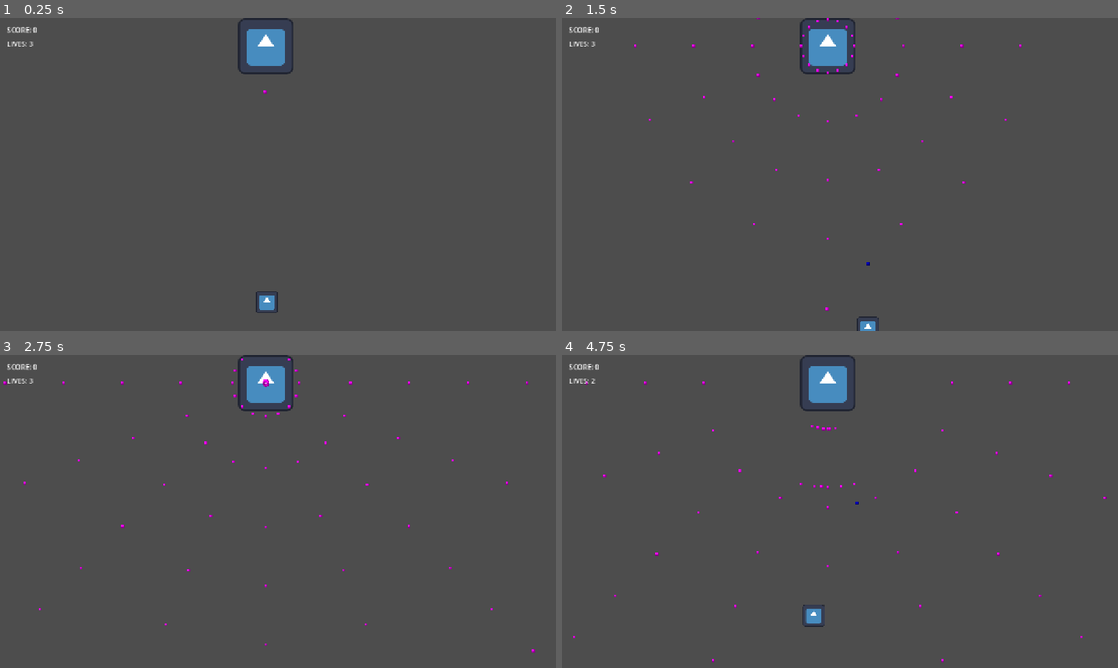
Above: before the commit, frames 1-4 (two rows, left to right).
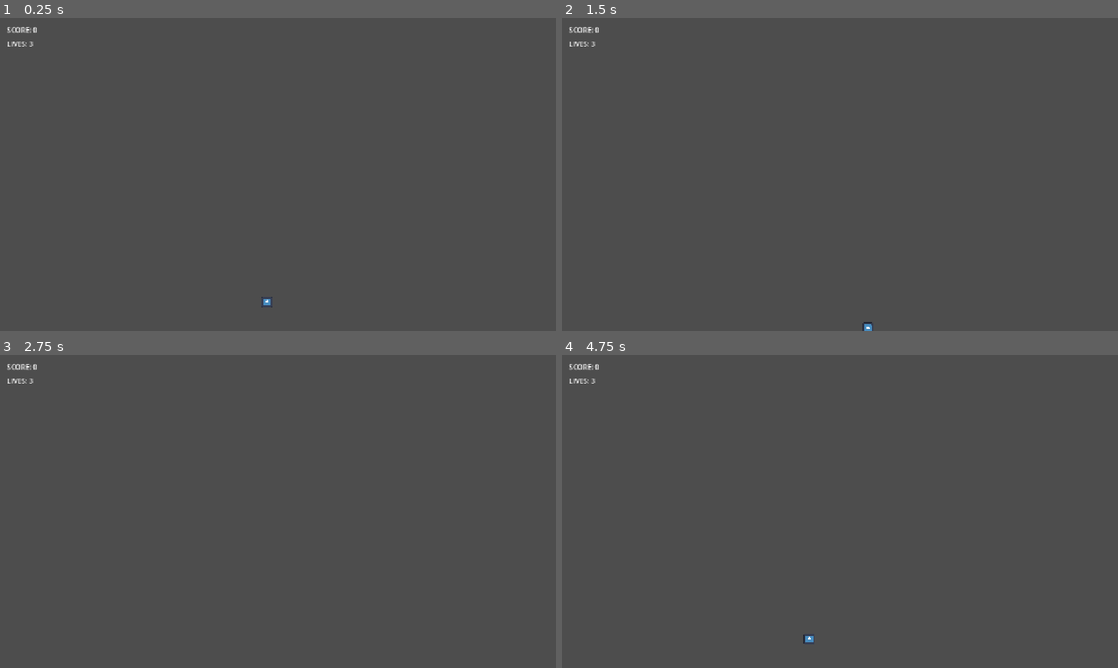
Above: after the commit, the same moments.

Repository: VonIronbird/bullethellgame
Game: Godot game, scene res://Scenes/game.tscn
Two runs of this game, one before a commit and one after it. Both use one fixed random seed, a clock stepped at 60 frames per second and the inputs below. The engine's default icon, where the game draws it, is replaced by a stand-in: a white triangle on a blue panel in a dark square.
Inputs:
- Up to frame 1 (0.25 s): no input
- Up to frame 2 (1.5 s): tap Enter (ui_accept) at 0.5, 0.77 s; hold D (move_right) 0.53-1.28 s; hold Shift (focus) 0.53-1.28 s; hold Down (move_down) from 1.28 s (still down); tap Z (shoot) at 1.35 s
- Up to frame 3 (2.75 s): tap Enter (ui_accept) at 1.52 s; release Down (move_down) at 2.03 s; hold D (move_right) from 2.03 s (still down); hold Shift (focus) from 2.03 s (still down)
- Up to frame 4 (4.75 s): release D (move_right) at 2.78 s; release Shift (focus) at 2.78 s; hold W (move_up) 2.78-3.53 s; tap Z (shoot) at 2.85, 4.35 s; tap Enter (ui_accept) at 3.02, 3.77, 4.52 s; hold Shift (focus) 3.53-4.28 s; hold A (move_left) from 3.53 s (still down)

The runs differ from the first frame. In frame 1, 1.2% of the frame differs, in the area x 42-53%, y 0-95%; in frame 2, 1.3%; in frame 3, 1.3%; in frame 4, 1.5%, in the area x 2-98%, y 0-99%.

Commit message:
Add files via upload

Diff:
--- /dev/null
+++ b/bullethell/Scenes/boss.tscn
@@ -0,0 +1,23 @@
+[gd_scene load_steps=5 format=3 uid="uid://b4fltxum0wknh"]
+
+[ext_resource type="Script" uid="uid://a9mhhtswqhpd2" path="res://Scrips/boss.gd" id="1_hghv2"]
+[ext_resource type="Texture2D" uid="uid://dk1k5bq75df5j" path="res://icon.svg" id="2_1f0kj"]
+[ext_resource type="PackedScene" uid="uid://drxh0nr1v5hgq" path="res://Scenes/projectile.tscn" id="2_afpow"]
+
+[sub_resource type="CircleShape2D" id="CircleShape2D_afpow"]
+radius = 63.1981
+
+[node name="Boss" type="Area2D" groups=["boss", "enemy"]]
+collision_layer = 2
+collision_mask = 4
+script = ExtResource("1_hghv2")
+projectile_scene = ExtResource("2_afpow")
+
+[node name="Sprite2D" type="Sprite2D" parent="."]
+texture = ExtResource("2_1f0kj")
+
+[node name="FireTimer" type="Timer" parent="."]
+wait_time = 0.2
+
+[node name="CollisionShape2D" type="CollisionShape2D" parent="."]
+shape = SubResource("CircleShape2D_afpow")
--- a/bullethell/Scenes/game.tscn
+++ b/bullethell/Scenes/game.tscn
@@ -1,21 +1,46 @@
-[gd_scene load_steps=5 format=3 uid="uid://bvcv3ot0thyr0"]
+[gd_scene load_steps=11 format=3 uid="uid://bvcv3ot0thyr0"]
 
 [ext_resource type="PackedScene" uid="uid://ckssqmtqr6k6w" path="res://Scenes/player.tscn" id="1_wrm1d"]
-[ext_resource type="PackedScene" uid="uid://cihqf1alby174" path="res://Scenes/enemy.tscn" id="2_3dryh"]
+[ext_resource type="PackedScene" uid="uid://b4fltxum0wknh" path="res://Scenes/boss.tscn" id="2_3dryh"]
 [ext_resource type="PackedScene" uid="uid://drxh0nr1v5hgq" path="res://Scenes/projectile.tscn" id="3_wowpa"]
 [ext_resource type="PackedScene" uid="uid://cw4t35b7wilr4" path="res://ui/hud.tscn" id="4_3dryh"]
+[ext_resource type="PackedScene" uid="uid://de0t78iohfaun" path="res://Scenes/stage_enemy.tscn" id="5_stage"]
+[ext_resource type="Script" uid="uid://bdn6bg3thrx0" path="res://Scrips/stage_controller.gd" id="6_stage_ctrl"]
+[ext_resource type="Script" uid="uid://dg25p7wt0i7pi" path="res://Scrips/scrolling_background.gd" id="7_bg_scroll"]
+[ext_resource type="Texture2D" uid="uid://d1844pkbmxkfq" path="res://Assets/Space Bg 1.png" id="8_bg_tex"]
+[ext_resource type="Script" uid="uid://c23ilbms88h0l" path="res://addons/midi/MidiMusicPlayer.gd" id="9_h4fw4"]
+[ext_resource type="PackedScene" uid="uid://dshop0s4t5b2" path="res://Scenes/shop.tscn" id="10_shop"]
 
 [node name="Game" type="Node2D"]
-process_mode = 3
+script = ExtResource("6_stage_ctrl")
+stage_enemy_scene = ExtResource("5_stage")
+boss_scene = ExtResource("2_3dryh")
+endless_mode = true
+shop_scene = ExtResource("10_shop")
+
+[node name="ScrollingBackground" type="Node2D" parent="."]
+z_index = -100
+script = ExtResource("7_bg_scroll")
+texture = ExtResource("8_bg_tex")
+
+[node name="SpriteA" type="Sprite2D" parent="ScrollingBackground"]
+modulate = Color(0, 8.117, 1.637, 1)
+texture = ExtResource("8_bg_tex")
+centered = false
+
+[node name="SpriteB" type="Sprite2D" parent="ScrollingBackground"]
+modulate = Color(0, 8.116523, 1.637231, 1)
+texture = ExtResource("8_bg_tex")
+centered = false
 
 [node name="CharacterBody2D" parent="." instance=ExtResource("1_wrm1d")]
 position = Vector2(615, 654)
-
-[node name="Enemy" parent="." instance=ExtResource("2_3dryh")]
-position = Vector2(611.99994, 65)
-scale = Vector2(0.99999994, 0.99999994)
 
 [node name="Projectile" parent="." instance=ExtResource("3_wowpa")]
 position = Vector2(611, 70.00001)
 
 [node name="HUD" parent="." instance=ExtResource("4_3dryh")]
+
+[node name="Node" type="Node" parent="."]
+script = ExtResource("9_h4fw4")
+midi_path = "res://Assets/music/noname.mid"
--- /dev/null
+++ b/bullethell/Scenes/homing_missile.tscn
@@ -0,0 +1,58 @@
+[gd_scene load_steps=9 format=3 uid="uid://dhoming8w3l2b"]
+
+[ext_resource type="Script" uid="uid://bhrrewi1cu7oj" path="res://Scrips/homing_missile.gd" id="1_missile_script"]
+[ext_resource type="Texture2D" uid="uid://wshjux1ie4fq" path="res://Assets/FoxShotSheet.png" id="2_missile_tex"]
+
+[sub_resource type="AtlasTexture" id="AtlasTexture_missile"]
+atlas = ExtResource("2_missile_tex")
+region = Rect2(84, 4, 8, 8)
+
+[sub_resource type="AtlasTexture" id="AtlasTexture_xuwn3"]
+atlas = ExtResource("2_missile_tex")
+region = Rect2(80, 0, 16, 16)
+
+[sub_resource type="AtlasTexture" id="AtlasTexture_bc6lu"]
+atlas = ExtResource("2_missile_tex")
+region = Rect2(80, 16, 16, 16)
+
+[sub_resource type="AtlasTexture" id="AtlasTexture_ybgb1"]
+atlas = ExtResource("2_missile_tex")
+region = Rect2(80, 32, 16, 16)
+
+[sub_resource type="SpriteFrames" id="SpriteFrames_explosion"]
+animations = [{
+"frames": [{
+"duration": 1.0,
+"texture": SubResource("AtlasTexture_xuwn3")
+}, {
+"duration": 4.41,
+"texture": SubResource("AtlasTexture_bc6lu")
+}, {
+"duration": 1.41,
+"texture": SubResource("AtlasTexture_ybgb1")
+}],
+"loop": false,
+"name": &"explode",
+"speed": 7.0
+}]
+
+[sub_resource type="CircleShape2D" id="CircleShape2D_missile"]
+radius = 8.0
+
+[node name="HomingMissile" type="Area2D"]
+collision_layer = 4
+collision_mask = 2
+script = ExtResource("1_missile_script")
+
+[node name="Sprite2D" type="Sprite2D" parent="."]
+texture = SubResource("AtlasTexture_missile")
+
+[node name="ExplosionSprite" type="AnimatedSprite2D" parent="."]
+visible = false
+sprite_frames = SubResource("SpriteFrames_explosion")
+animation = &"explode"
+frame = 2
+frame_progress = 1.0
+
+[node name="CollisionShape2D" type="CollisionShape2D" parent="."]
+shape = SubResource("CircleShape2D_missile")
--- /dev/null
+++ b/bullethell/Scenes/laser.tscn
@@ -0,0 +1,25 @@
+[gd_scene load_steps=5 format=3 uid="uid://dlaserq2uax1y"]
+
+[ext_resource type="Script" uid="uid://b2ixq1v73vgvm" path="res://Scrips/laser.gd" id="1_laser_script"]
+[ext_resource type="Texture2D" uid="uid://wshjux1ie4fq" path="res://Assets/FoxShotSheet.png" id="2_mou6w"]
+
+[sub_resource type="RectangleShape2D" id="RectangleShape2D_laser"]
+size = Vector2(2000, 16)
+
+[sub_resource type="AtlasTexture" id="AtlasTexture_mou6w"]
+atlas = ExtResource("2_mou6w")
+region = Rect2(82, 144, 12, 16)
+
+[node name="Laser" type="Area2D"]
+collision_layer = 4
+collision_mask = 2
+script = ExtResource("1_laser_script")
+
+[node name="CollisionShape2D" type="CollisionShape2D" parent="."]
+position = Vector2(262, -1)
+shape = SubResource("RectangleShape2D_laser")
+
+[node name="Sprite2D" type="Sprite2D" parent="CollisionShape2D"]
+position = Vector2(-262, 1)
+rotation = 1.5707964
+texture = SubResource("AtlasTexture_mou6w")
--- a/bullethell/Scenes/main.tscn
+++ b/bullethell/Scenes/main.tscn
@@ -1,7 +1,7 @@
 [gd_scene load_steps=4 format=3 uid="uid://ddes7lvjs03k5"]
 
 [ext_resource type="PackedScene" uid="uid://ckssqmtqr6k6w" path="res://Scenes/player.tscn" id="1_8gbba"]
-[ext_resource type="PackedScene" uid="uid://cihqf1alby174" path="res://Scenes/enemy.tscn" id="2_jjvhh"]
+[ext_resource type="PackedScene" uid="uid://jt8cz2o45cb50" path="res://Scenes/boss.tscn" id="2_jjvhh"]
 [ext_resource type="PackedScene" uid="uid://drxh0nr1v5hgq" path="res://Scenes/projectile.tscn" id="3_kry3j"]
 
 [node name="game" type="Node2D"]
@@ -9,9 +9,9 @@
 [node name="CharacterBody2D" parent="." instance=ExtResource("1_8gbba")]
 position = Vector2(178.99998, 286.99997)
 
-[node name="Enemy" parent="." instance=ExtResource("2_jjvhh")]
+[node name="Boss" parent="." instance=ExtResource("2_jjvhh")]
 position = Vector2(983, 201)
 scale = Vector2(0.99999994, 0.99999994)
 
-[node name="Projectile" parent="Enemy" instance=ExtResource("3_kry3j")]
+[node name="Projectile" parent="Boss" instance=ExtResource("3_kry3j")]
 position = Vector2(2.0000305, 10.000015)
--- a/bullethell/Scenes/player.tscn
+++ b/bullethell/Scenes/player.tscn
@@ -1,28 +1,51 @@
-[gd_scene load_steps=5 format=3 uid="uid://ckssqmtqr6k6w"]
+[gd_scene load_steps=10 format=3 uid="uid://ckssqmtqr6k6w"]
 
 [ext_resource type="Script" uid="uid://byikhpdh86pu0" path="res://Scrips/player.gd" id="1_cvnsp"]
 [ext_resource type="Texture2D" uid="uid://dk1k5bq75df5j" path="res://icon.svg" id="2_6t5aa"]
 [ext_resource type="PackedScene" uid="uid://c53y1nihp4dpx" path="res://Scenes/player_bullet.tscn" id="2_vgqql"]
+[ext_resource type="Script" path="res://Scrips/shield.gd" id="3_shield"]
+[ext_resource type="PackedScene" uid="uid://dlaserq2t9x1y" path="res://Scenes/laser.tscn" id="4_laser"]
+[ext_resource type="PackedScene" uid="uid://dhoming8w3l2b" path="res://Scenes/homing_missile.tscn" id="5_missile"]
 
 [sub_resource type="RectangleShape2D" id="RectangleShape2D_cvnsp"]
-size = Vector2(49.00004, 48.00004)
+size = Vector2(105.000015, 105.000015)
+
+[sub_resource type="PlaceholderTexture2D" id="PlaceholderTexture2D_aim"]
+
+[sub_resource type="CircleShape2D" id="CircleShape2D_shield"]
+radius = 64.0
 
 [node name="CharacterBody2D" type="CharacterBody2D" groups=["player"]]
 scale = Vector2(0.99999994, 0.99999994)
 collision_mask = 4
 script = ExtResource("1_cvnsp")
 bullet_scene = ExtResource("2_vgqql")
+laser_scene = ExtResource("4_laser")
+missile_scene = ExtResource("5_missile")
 
 [node name="Sprite2D" type="Sprite2D" parent="."]
 position = Vector2(-0.5000008, -0.5000008)
-scale = Vector2(0.39843756, 0.39843756)
+scale = Vector2(0.2, 0.2)
 texture = ExtResource("2_6t5aa")
 
 [node name="CollisionShape2D" type="CollisionShape2D" parent="."]
-position = Vector2(-0.5000022, -0.9999994)
-scale = Vector2(0.9999992, 0.9999992)
+position = Vector2(-0.50000113, -0.5000014)
+scale = Vector2(0.19999997, 0.19999997)
 shape = SubResource("RectangleShape2D_cvnsp")
 
 [node name="InvincibilityTimer" type="Timer" parent="."]
 wait_time = 1.5
 one_shot = true
+
+[node name="AimCursor" type="Sprite2D" parent="."]
+modulate = Color(0.1, 0.9, 1, 0.8)
+scale = Vector2(0.5, 0.5)
+texture = SubResource("PlaceholderTexture2D_aim")
+
+[node name="Shield" type="Area2D" parent="."]
+collision_layer = 1
+collision_mask = 0
+script = ExtResource("3_shield")
+
+[node name="CollisionShape2D" type="CollisionShape2D" parent="Shield"]
+shape = SubResource("CircleShape2D_shield")
--- a/bullethell/Scenes/player_bullet.tscn
+++ b/bullethell/Scenes/player_bullet.tscn
@@ -1,24 +1,30 @@
-[gd_scene load_steps=4 format=3 uid="uid://c53y1nihp4dpx"]
+[gd_scene load_steps=5 format=3 uid="uid://c53y1nihp4dpx"]
 
 [ext_resource type="Script" uid="uid://by65hd4mln48h" path="res://Scrips/player_bullet.gd" id="1_bg8x2"]
+[ext_resource type="Texture2D" uid="uid://wshjux1ie4fq" path="res://Assets/FoxShotSheet.png" id="2_3m2mg"]
 
-[sub_resource type="PlaceholderTexture2D" id="PlaceholderTexture2D_3m2mg"]
+[sub_resource type="AtlasTexture" id="AtlasTexture_jskx8"]
+atlas = ExtResource("2_3m2mg")
+region = Rect2(66, 113, 11, 17)
 
 [sub_resource type="CircleShape2D" id="CircleShape2D_jskx8"]
 radius = 3.0
 
 [node name="PlayerBullet" type="Area2D"]
+collision_layer = 4
+collision_mask = 2
 script = ExtResource("1_bg8x2")
 
 [node name="Sprite2D" type="Sprite2D" parent="."]
 modulate = Color(2.5027991e-06, 0.5347913, 0.74218345, 1)
-position = Vector2(1.4901161e-07, 2.9802322e-08)
-scale = Vector2(6, 6)
-texture = SubResource("PlaceholderTexture2D_3m2mg")
+position = Vector2(-0.12499978, -0.29999927)
+scale = Vector2(0.74999994, 0.7500001)
+texture = SubResource("AtlasTexture_jskx8")
 
 [node name="CollisionShape2D" type="CollisionShape2D" parent="."]
+position = Vector2(0, -2)
 shape = SubResource("CircleShape2D_jskx8")
 
 [node name="VisibleOnScreenNotifier2D" type="VisibleOnScreenNotifier2D" parent="."]
 position = Vector2(0, -1)
-rect = Rect2(-3, -2, 6, 6)
+rect = Rect2(-3, -4, 6, 6)
--- a/bullethell/Scenes/projectile.tscn
+++ b/bullethell/Scenes/projectile.tscn
@@ -1,20 +1,20 @@
 [gd_scene load_steps=4 format=3 uid="uid://drxh0nr1v5hgq"]
 
 [ext_resource type="Script" uid="uid://b4sk6f8rk73o1" path="res://Scrips/projectile.gd" id="1_yr2qt"]
-
-[sub_resource type="PlaceholderTexture2D" id="PlaceholderTexture2D_f8cdk"]
+[ext_resource type="Texture2D" uid="uid://dbjr1hlr6k01q" path="res://Assets/ShotSheet.tres" id="2_yr2qt"]
 
 [sub_resource type="CircleShape2D" id="CircleShape2D_f8cdk"]
 radius = 3.0
 
 [node name="Projectile" type="Area2D"]
 collision_layer = 4
+collision_mask = 1
 script = ExtResource("1_yr2qt")
 
 [node name="Sprite2D" type="Sprite2D" parent="."]
-position = Vector2(1.7881395e-07, 0)
-scale = Vector2(5.999999, 5.9999995)
-texture = SubResource("PlaceholderTexture2D_f8cdk")
+position = Vector2(2.9802322e-08, -3.2782555e-07)
+scale = Vector2(1, 0.97222257)
+texture = ExtResource("2_yr2qt")
 
 [node name="CollisionShape2D" type="CollisionShape2D" parent="."]
 shape = SubResource("CircleShape2D_f8cdk")
--- /dev/null
+++ b/bullethell/Scenes/shop.tscn
@@ -0,0 +1,80 @@
+[gd_scene load_steps=3 format=3 uid="uid://dshop0s4t5b2"]
+
+[ext_resource type="Script" path="res://Scrips/shop.gd" id="1_shop_script"]
+
+[sub_resource type="StyleBoxFlat" id="StyleBoxFlat_shop_panel"]
+bg_color = Color(0.08, 0.08, 0.12, 0.92)
+corner_radius_bottom_left = 10
+corner_radius_bottom_right = 10
+corner_radius_top_left = 10
+corner_radius_top_right = 10
+content_margin_left = 18.0
+content_margin_right = 18.0
+content_margin_top = 16.0
+content_margin_bottom = 16.0
+
+[node name="Shop" type="CanvasLayer"]
+process_mode = 3
+script = ExtResource("1_shop_script")
+
+[node name="ShopRoot" type="Control" parent="."]
+anchors_preset = 15
+anchor_right = 1.0
+anchor_bottom = 1.0
+
+[node name="Dim" type="ColorRect" parent="ShopRoot"]
+anchors_preset = 15
+anchor_right = 1.0
+anchor_bottom = 1.0
+color = Color(0, 0, 0, 0.6)
+
+[node name="CenterContainer" type="CenterContainer" parent="ShopRoot"]
+anchors_preset = 15
+anchor_right = 1.0
+anchor_bottom = 1.0
+
+[node name="PanelContainer" type="PanelContainer" parent="ShopRoot/CenterContainer"]
+custom_minimum_size = Vector2(420, 400)
+theme_override_styles/panel = SubResource("StyleBoxFlat_shop_panel")
+
+[node name="VBoxContainer" type="VBoxContainer" parent="ShopRoot/CenterContainer/PanelContainer"]
+alignment = 1
+theme_override_constants/separation = 12
+
+[node name="TitleLabel" type="Label" parent="ShopRoot/CenterContainer/PanelContainer/VBoxContainer"]
+text = "SHOP"
+horizontal_alignment = 1
+vertical_alignment = 1
+theme_override_font_sizes/font_size = 26
+theme_override_colors/font_color = Color(0.95, 0.95, 1, 1)
+
+[node name="ScoreLabel" type="Label" parent="ShopRoot/CenterContainer/PanelContainer/VBoxContainer"]
+text = "SCORE: 0"
+horizontal_alignment = 1
+vertical_alignment = 1
+theme_override_font_sizes/font_size = 14
+theme_override_colors/font_color = Color(0.85, 0.9, 0.95, 1)
+
+[node name="ShieldButton" type="Button" parent="ShopRoot/CenterContainer/PanelContainer/VBoxContainer"]
+text = "Shield (3 durability) - 150"
+custom_minimum_size = Vector2(240, 44)
+
+[node name="LifeButton" type="Button" parent="ShopRoot/CenterContainer/PanelContainer/VBoxContainer"]
+text = "Extra Life (+1) - 300"
+custom_minimum_size = Vector2(240, 44)
+
+[node name="PowerButton" type="Button" parent="ShopRoot/CenterContainer/PanelContainer/VBoxContainer"]
+text = "Power Shots (+1 dmg) - 200"
+custom_minimum_size = Vector2(240, 44)
+
+[node name="LaserButton" type="Button" parent="ShopRoot/CenterContainer/PanelContainer/VBoxContainer"]
+text = "Laser Shot - 400"
+custom_minimum_size = Vector2(240, 44)
+
+[node name="MissileButton" type="Button" parent="ShopRoot/CenterContainer/PanelContainer/VBoxContainer"]
+text = "Homing Missile - 400"
+custom_minimum_size = Vector2(240, 44)
+
+[node name="ContinueButton" type="Button" parent="ShopRoot/CenterContainer/PanelContainer/VBoxContainer"]
+text = "Continue"
+custom_minimum_size = Vector2(200, 48)
--- /dev/null
+++ b/bullethell/Scenes/stage_enemy.tscn
@@ -0,0 +1,24 @@
+[gd_scene load_steps=5 format=3 uid="uid://de0t78iohfaun"]
+
+[ext_resource type="Script" uid="uid://a5wbm3yxou1xh" path="res://Scrips/stage_enemy.gd" id="1_2s4qp"]
+[ext_resource type="Texture2D" uid="uid://dk1k5bq75df5j" path="res://icon.svg" id="2_6lm0w"]
+[ext_resource type="PackedScene" uid="uid://drxh0nr1v5hgq" path="res://Scenes/projectile.tscn" id="3_j4x9m"]
+
+[sub_resource type="CircleShape2D" id="CircleShape2D_6lm0w"]
+radius = 40.0
+
+[node name="StageEnemy" type="Area2D" groups=["enemy"]]
+collision_layer = 2
+collision_mask = 4
+script = ExtResource("1_2s4qp")
+projectile_scene = ExtResource("3_j4x9m")
+
+[node name="Sprite2D" type="Sprite2D" parent="."]
+texture = ExtResource("2_6lm0w")
+scale = Vector2(0.3, 0.3)
+
+[node name="FireTimer" type="Timer" parent="."]
+wait_time = 0.6
+
+[node name="CollisionShape2D" type="CollisionShape2D" parent="."]
+shape = SubResource("CircleShape2D_6lm0w")
--- /dev/null
+++ b/bullethell/Scenes/start_menu.tscn
@@ -0,0 +1,127 @@
+[gd_scene load_steps=3 format=3 uid="uid://c1n6s3m8p4u7v"]
+
+[ext_resource type="Script" uid="uid://c6ukf0r6r3t2y" path="res://Scrips/start_menu.gd" id="1_3m7e1"]
+[ext_resource type="Script" uid="uid://c23ilbms88h0l" path="res://addons/midi/MidiMusicPlayer.gd" id="2_jgtwh"]
+
+[node name="StartMenu" type="Control"]
+layout_mode = 3
+anchors_preset = 15
+anchor_right = 1.0
+anchor_bottom = 1.0
+grow_horizontal = 2
+grow_vertical = 2
+script = ExtResource("1_3m7e1")
+
+[node name="Background" type="ColorRect" parent="."]
+layout_mode = 1
+anchors_preset = 15
+anchor_right = 1.0
+anchor_bottom = 1.0
+grow_horizontal = 2
+grow_vertical = 2
+color = Color(0.0627451, 0.0705882, 0.0941176, 1)
+
+[node name="CenterContainer" type="CenterContainer" parent="."]
+layout_mode = 1
+anchors_preset = 15
+anchor_right = 1.0
+anchor_bottom = 1.0
+grow_horizontal = 2
+grow_vertical = 2
+
+[node name="VBoxContainer" type="VBoxContainer" parent="CenterContainer"]
+layout_mode = 2
+theme_override_constants/separation = 16
+alignment = 1
+
+[node name="TitleLabel" type="Label" parent="CenterContainer/VBoxContainer"]
+layout_mode = 2
+theme_override_font_sizes/font_size = 48
+text = "BULLET HELL"
+horizontal_alignment = 1
+
+[node name="DifficultyRow" type="HBoxContainer" parent="CenterContainer/VBoxContainer"]
+layout_mode = 2
+theme_override_constants/separation = 12
+alignment = 1
+
+[node name="DifficultyLabel" type="Label" parent="CenterContainer/VBoxContainer/DifficultyRow"]
+layout_mode = 2
+text = "Difficulty"
+
+[node name="DifficultySelect" type="OptionButton" parent="CenterContainer/VBoxContainer/DifficultyRow"]
+custom_minimum_size = Vector2(180, 40)
+layout_mode = 2
+
+[node name="StartButton" type="Button" parent="CenterContainer/VBoxContainer"]
+custom_minimum_size = Vector2(240, 52)
+layout_mode = 2
+text = "Start"
+
+[node name="SettingsButton" type="Button" parent="CenterContainer/VBoxContainer"]
+custom_minimum_size = Vector2(240, 52)
+layout_mode = 2
+text = "Settings"
+
+[node name="QuitButton" type="Button" parent="CenterContainer/VBoxContainer"]
+custom_minimum_size = Vector2(240, 52)
+layout_mode = 2
+text = "Quit"
+
+[node name="SettingsOverlay" type="ColorRect" parent="."]
+visible = false
+layout_mode = 1
+anchors_preset = 15
+anchor_right = 1.0
+anchor_bottom = 1.0
+grow_horizontal = 2
+grow_vertical = 2
+color = Color(0, 0, 0, 0.6)
+
+[node name="SettingsCenter" type="CenterContainer" parent="SettingsOverlay"]
+layout_mode = 1
+anchors_preset = 15
+anchor_right = 1.0
+anchor_bottom = 1.0
+grow_horizontal = 2
+grow_vertical = 2
+
+[node name="SettingsPanel" type="PanelContainer" parent="SettingsOverlay/SettingsCenter"]
+layout_mode = 2
+
+[node name="SettingsVBox" type="VBoxContainer" parent="SettingsOverlay/SettingsCenter/SettingsPanel"]
+layout_mode = 2
+theme_override_constants/separation = 12
+alignment = 1
+
+[node name="SettingsLabel" type="Label" parent="SettingsOverlay/SettingsCenter/SettingsPanel/SettingsVBox"]
+layout_mode = 2
+theme_override_font_sizes/font_size = 26
+text = "SETTINGS"
+horizontal_alignment = 1
+
+[node name="VolumeRow" type="HBoxContainer" parent="SettingsOverlay/SettingsCenter/SettingsPanel/SettingsVBox"]
+layout_mode = 2
+theme_override_constants/separation = 12
+alignment = 1
+
+[node name="VolumeLabel" type="Label" parent="SettingsOverlay/SettingsCenter/SettingsPanel/SettingsVBox/VolumeRow"]
+layout_mode = 2
+text = "Volume"
+
+[node name="VolumeSlider" type="HSlider" parent="SettingsOverlay/SettingsCenter/SettingsPanel/SettingsVBox/VolumeRow"]
+custom_minimum_size = Vector2(240, 24)
+layout_mode = 2
+size_flags_horizontal = 3
+max_value = 1.0
+step = 0.01
+value = 1.0
+
+[node name="BackButton" type="Button" parent="SettingsOverlay/SettingsCenter/SettingsPanel/SettingsVBox"]
+custom_minimum_size = Vector2(220, 48)
+layout_mode = 2
+text = "Back"
+
+[node name="Node" type="Node" parent="."]
+script = ExtResource("2_jgtwh")
+midi_path = "res://Assets/music/menu.mid"
